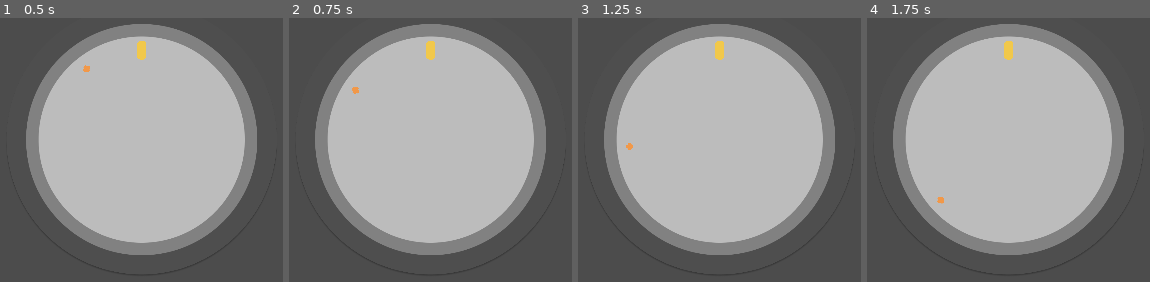
Above: before the commit, frames 1-4 (left to right).
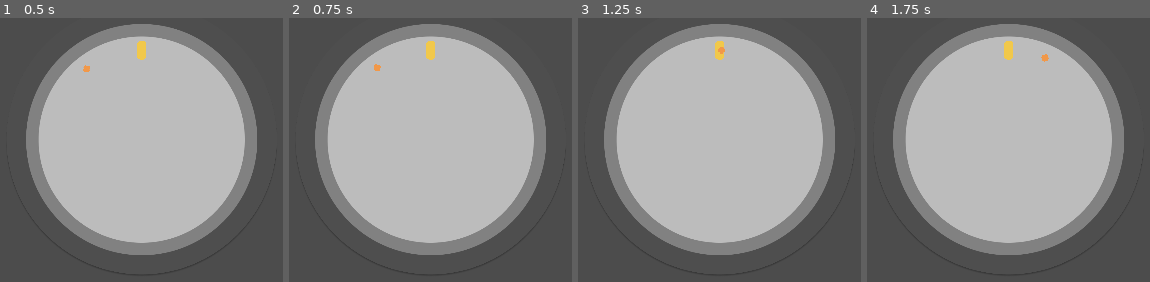
Above: after the commit, the same moments.

Repository: takecare/popthelock
Game: Godot game, scene res://scenes/Main.tscn
Same seed, same stepped clock (60 frames per second), same inputs: the game is played once before the commit and once after it. The engine's default icon, where the game draws it, is replaced by a stand-in: a white triangle on a blue panel in a dark square.
Inputs (mouse positions are in pixels of both pictures, inside the frame that each line leads up to):
- Up to frame 1 (0.5 s): no input
- Up to frame 2 (0.75 s): tap Enter at 0.5 s; move the mouse to (529, 123) at 0.52 s; click (529, 123) at 0.6 s
- Up to frame 3 (1.25 s): no input
- Up to frame 4 (1.75 s): tap Space at 1.25 s; move the mouse to (917, 202) at 1.27 s; click (917, 202) at 1.35 s

Frame 1 is identical in both runs. In frame 2, 0.1% of the frame differs, in the area x 22-33%, y 17-29%; in frame 3, 0.1%; in frame 4, 0.1%, in the area x 24-65%, y 13-71%.

Commit message:
change rotation direction upon click

Diff:
--- a/scripts/Main.gd
+++ b/scripts/Main.gd
@@ -19,3 +19,7 @@
 
 func _process(delta: float) -> void:
   crosshair.set_rotation_around(lock.center.global_position, step * speed * delta * crosshairRotationDirection)
+
+func _physics_process(_delta: float) -> void:
+  if Input.is_action_just_pressed("click"):
+    crosshairRotationDirection *= -1
